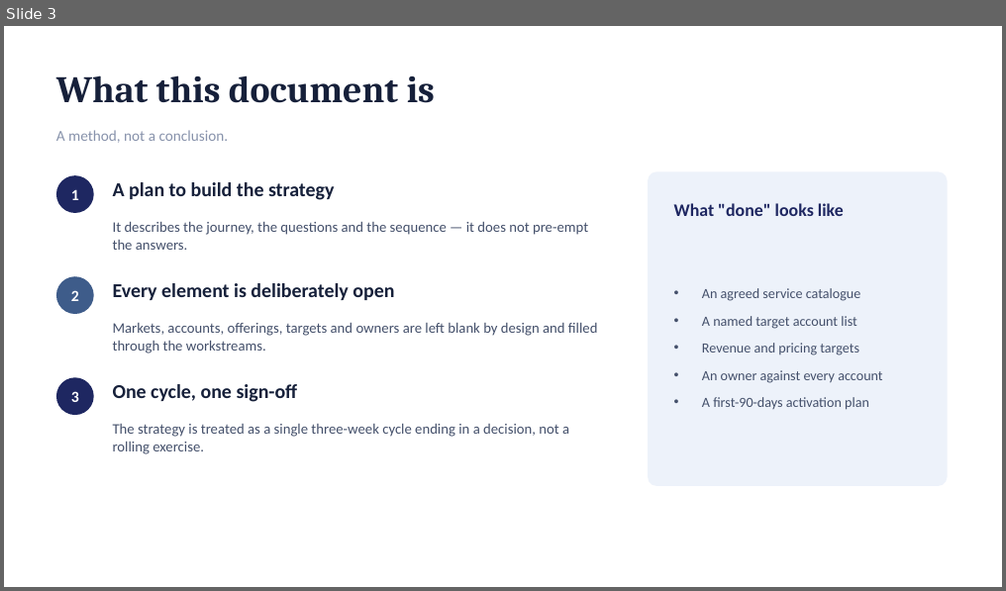
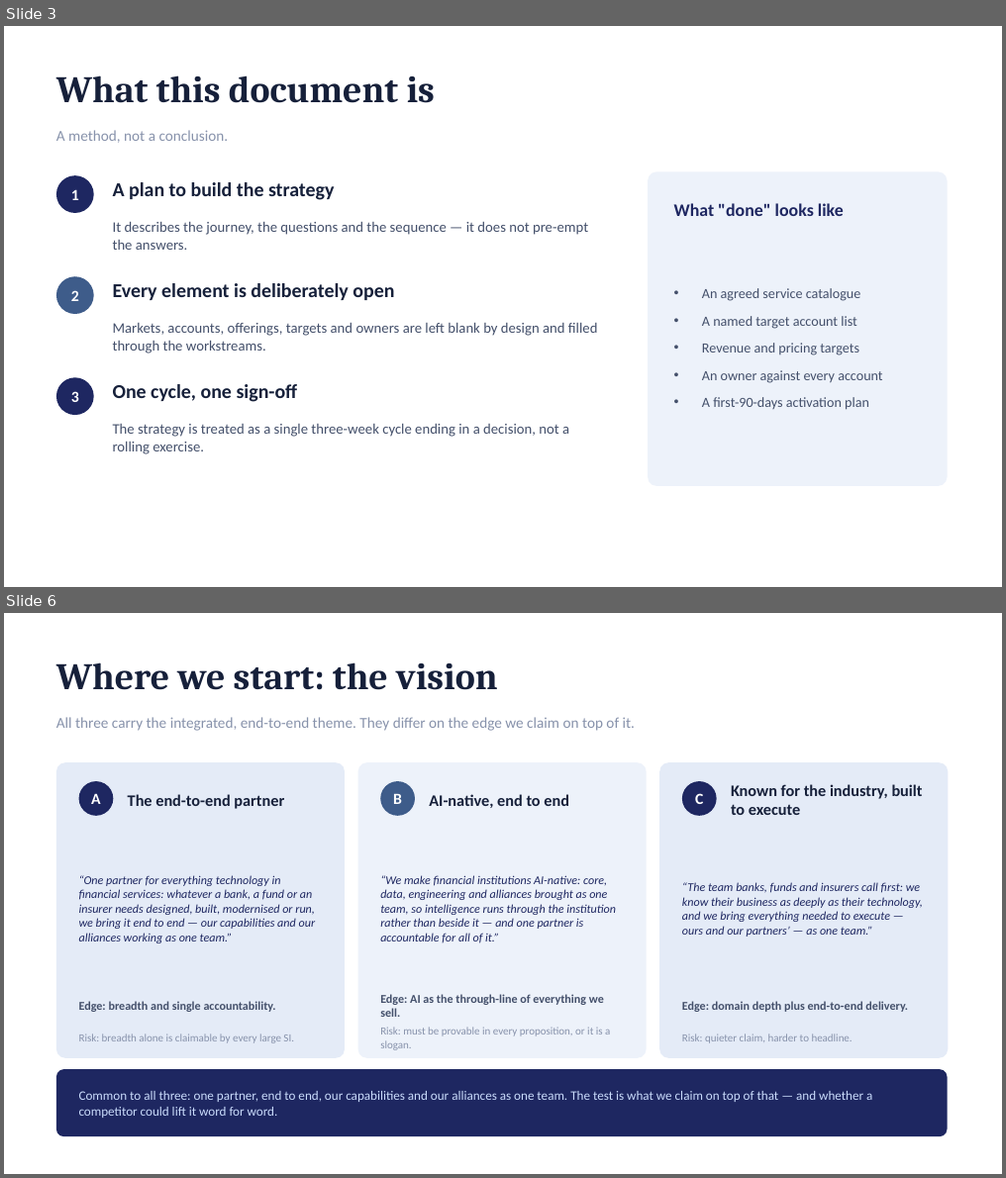
Before and after one commit to dhajjar-cyber/bae, a slide deck: FSI strategy/EAIND-FSI-Strategy-Development-Plan.pptx. Shown one above the other, each under a label of ours: slide 3 before the commit, slides 3 and 6 after it; the slides between them are not shown. The pictures are 1006x591 and 1006x1178 pixels, drawn with LibreOffice and Linux fonts; fonts in the diff are those of the drawing. Boxes give left, top, right and bottom in pixels: in the first picture for what was removed or moved away, otherwise in the second. Text is boxed around its words. In the diff, an @@ line names an element or a change of style, - is before the commit and + after.

```diff
--- a/FSI strategy/EAIND-FSI-Strategy-Development-Plan.pptx
+++ b/FSI strategy/EAIND-FSI-Strategy-Development-Plan.pptx
@@ slide 6 added at [4,613,1002,1174], background #FFFFFF @@
@@ text added at [56,663,498,690], 36 pt, text #16203A, bold @@
+Where we start: the vision
@@ text added at [56,717,635,731], 14.5 pt, text #8792AB @@
+All three carry the integrated, end-to-end theme. They differ on the edge we claim on top of it.
@@ rounded rectangle added at [56,762,345,1059], fill #E4EBF7 @@
@@ ellipse added at [79,781,113,816], fill #1E2761 @@
@@ rounded rectangle added at [358,762,647,1059], fill #EDF2FA @@
@@ ellipse added at [380,781,415,816], fill #3E5C8A @@
@@ rounded rectangle added at [659,762,948,1059], fill #E4EBF7 @@
@@ ellipse added at [682,781,717,816], fill #1E2761 @@
@@ text added at [731,784,923,815], 15.5 pt, text #16203A, bold @@
+Known for the industry, built to execute
@@ text added at [91,793,101,804], 15 pt, text #FFFFFF, bold @@
+A
@@ text added at [128,794,284,809], 15.5 pt, text #16203A, bold @@
+The end-to-end partner
@@ text added at [393,794,402,804], 15 pt, text #FFFFFF, bold @@
+B
@@ text added at [429,794,569,808], 15.5 pt, text #16203A, bold @@
+AI-native, end to end
@@ text added at [695,793,703,804], 15 pt, text #FFFFFF, bold @@
+C
@@ text added at [79,875,316,944], 11.5 pt, text #1E2761, italic @@
+“One partner for everything technology in financial services: whatever a bank, a fund or an insurer needs designed, built, modernised or run, we bring it end to end — our capabilities and our alliances working as one team.”
@@ text added at [380,875,616,944], 11.5 pt, text #1E2761, italic @@
+“We make financial institutions AI-native: core, data, engineering and alliances brought as one team, so intelligence runs through the institution rather than beside it — and one partner is accountable for all of it.”
@@ text added at [682,882,923,937], 11.5 pt, text #1E2761, italic @@
+“The team banks, funds and insurers call first: we know their business as deeply as their technology, and we bring everything needed to execute — ours and our partners’ — as one team.”
@@ text added at [380,994,604,1017], 11.5 pt, text #44506B, bold @@
+Edge: AI as the through-line of everything we sell.
@@ text added at [79,1001,276,1012], 11.5 pt, text #44506B, bold @@
+Edge: breadth and single accountability.
@@ text added at [380,1027,610,1051], 10.5 pt, text #8792AB @@
+Risk: must be provable in every proposition, or it is a slogan.
@@ text added at [682,1001,908,1012], 11.5 pt, text #44506B, bold @@
+Edge: domain depth plus end-to-end delivery.
@@ text added at [79,1034,294,1044], 10.5 pt, text #8792AB @@
+Risk: breadth alone is claimable by every large SI.
@@ text added at [682,1034,852,1044], 10.5 pt, text #8792AB @@
+Risk: quieter claim, harder to headline.
@@ rounded rectangle added at [56,1069,947,1137], fill #1E2761 @@
@@ text added at [79,1091,872,1118], 12.5 pt, text #CADCFC @@
+Common to all three: one partner, end to end, our capabilities and our alliances as one team. The test is what we claim on top of that — and whether a competitor could lift it word for word.
```
Also in this commit, not shown: 11 slides changed, 2 other slides added, 1 slide removed, 2 other files.
